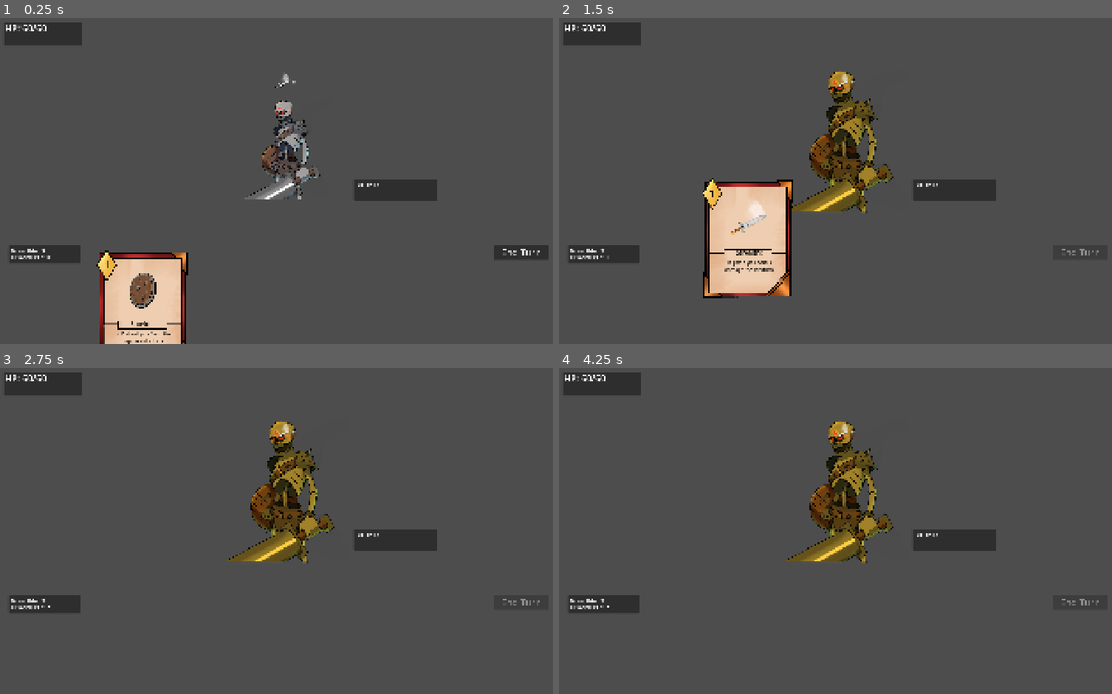
Above: before the commit, frames 1-4 (two rows, left to right).
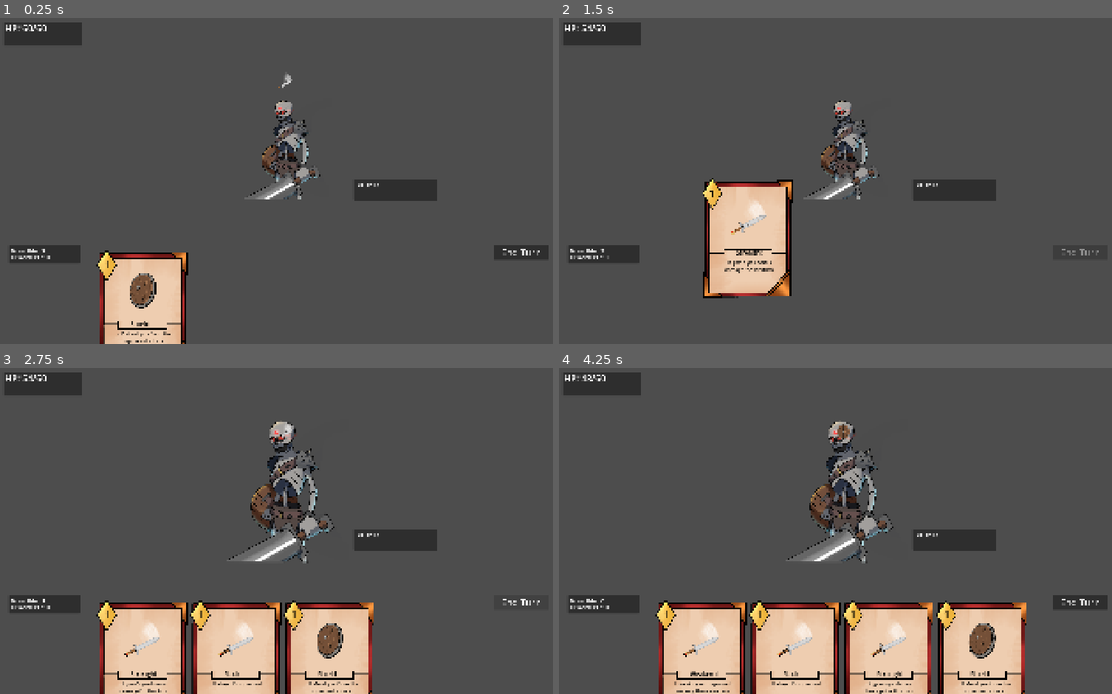
Above: after the commit, the same moments.

Repository: GanisAD/SCOUNDREL-COMPFEST-18-IGI
Game: Godot game, scene res://Scene/combat.tscn
Same seed, same stepped clock (60 frames per second), same inputs: the game is played once before the commit and once after it.
Inputs (mouse positions are in pixels of both pictures, inside the frame that each line leads up to):
- Up to frame 1 (0.25 s): no input
- Up to frame 2 (1.5 s): click "End Turn" at 0.5 s; drag from (702, 311) to (841, 151) at 1.27 s
- Up to frame 3 (2.75 s): click (519, 602) at 2 s, where only the run after the commit has a clickable "End Turn"
- Up to frame 4 (4.25 s): click (1078, 602) at 2.75 s, where only the run after the commit has a clickable "End Turn"; drag from (735, 544) to (841, 501) at 3.52 s

The runs differ from the first frame. In frame 1, less than 0.1% of the frame differs, in the area x 49-54%, y 17-22%; in frame 2, 3.7%; in frame 3, 16%; in frame 4, 21%, in the area x 3-98%, y 2-100%.

Commit message:
added fail safe
so the tween got stuck and now enemy can't end their action. for now I added a fail safe. will address the issue later.

Diff:
--- a/Scene/Components/Entity/Enemy/Skeleton.tscn
+++ b/Scene/Components/Entity/Enemy/Skeleton.tscn
@@ -54,7 +54,7 @@
 texture = ExtResource("5_m4gqk")
 expand_mode = 1
 
-[node name="Label" type="Label" parent="IntentUI" unique_id=647259547]
+[node name="Number" type="Label" parent="IntentUI" unique_id=647259547]
 layout_mode = 2
 text = "6"
 
@@ -95,4 +95,5 @@
 [node name="EnemyStrenghtEffect" type="Node" parent="EnemyActionPicker" unique_id=721828034]
 script = ExtResource("8_7rs3b")
 strength_amount = 1
+min_hp_percentage = 0.5
 intent = ExtResource("12_w2qd8")
--- a/Script/Entity/Enemy/Action/enemy_attack.gd
+++ b/Script/Entity/Enemy/Action/enemy_attack.gd
@@ -21,7 +21,8 @@
 	var original_pos = enemy.global_position
 
 	# Efek visual musuh menerjang maju ke arah player
-	tween.tween_property(enemy, "global_position", player.global_position - Vector2(50, 0), 0.2)
+	# Menggunakan Vector2.LEFT untuk menggeser sumbu X ke arah kiri
+	tween.tween_property(enemy, "global_position", enemy.global_position + (Vector2.LEFT * 50), 0.2)
 	tween.tween_property(enemy, "global_position", original_pos, 0.2).set_delay(0.1)
 
 	# 3. Selesaikan Aksi: Tunggu tween selesai baru pancarkan sinyal tamat
--- a/Script/Entity/Enemy/Action/enemy_strenght_buff.gd
+++ b/Script/Entity/Enemy/Action/enemy_strenght_buff.gd
@@ -3,7 +3,7 @@
 extends EnemyAction
 
 @export var strength_amount: int = 2
-@export var min_hp_percentage: int = 50
+@export var min_hp_percentage: float = 50
 
 # Flag untuk memastikan buff ini hanya terjadi sekali
 var already_used: bool = false
--- a/Script/Entity/Enemy/enemy.gd
+++ b/Script/Entity/Enemy/enemy.gd
@@ -116,27 +116,35 @@
 # --- TURNS & AI LOGIC (CO-ROUTINE FRIENDLY) ---
 
 # [MODIFIKASI TOTAL] Menggunakan arsitektur EnemyAction baru
+# enemy.gd
 func do_turn() -> void:
-	# 1. Pastikan picker AI dan aksi giliran ini valid
 	if not enemy_action_picker or not current_action:
 		return
 
-	# 2. Cari target player aktif
 	var players = get_tree().get_nodes_in_group("player")
 	var target_player = players[0] if not players.is_empty() else null
 
-	if not target_player:
-		print(stats.enemy_name, " tidak menemukan target player!")
-		return
+	# --- MEKANISME FAILSAFE MENGGUNAKAN REFERENCE ---
+	# Menggunakan Dictionary agar lambda bisa memodifikasi nilainya secara eksternal
+	var flags = { "action_done": false }
+	var failsafe_timer = get_tree().create_timer(1.5)
 
-	# 3. Eksekusi aksi yang telah dipilih. Logika animasi maju-mundur/efek
-	# sekarang ditangani di dalam skrip EnemyAction masing-masing.
+	# Hubungkan sinyal selesai yang asli ke lambda
+	current_action.enemy_action_completed.connect(func():
+		flags["action_done"] = true
+	)
+
+	# Eksekusi aksi musuh
 	current_action.perform_action(self, target_player)
 
-	# 4. Tahan giliran sampai objek EnemyAction memancarkan sinyal selesai
-	await current_action.enemy_action_completed
+	# Tunggu mana yang lebih cepat: Aksi selesai secara normal, ATAU waktu failsafe habis
+	while not flags["action_done"]:
+		await get_tree().process_frame
+		if failsafe_timer.time_left <= 0:
+			print("WARNING: Aksi musuh ", stats.enemy_name, " macet! Failsafe dipicu.")
+			break
 
-	# [OPSIONAL] Sembunyikan atau bersihkan intent setelah beraksi
+	# --- PEMBERSIHAN ---
 	if intent_ui:
 		intent_ui.hide()
 
